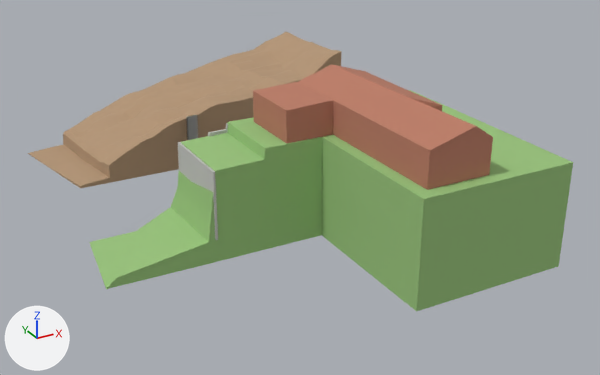
Two versions of the glTF model models/neighbour.glb, one commit apart.
The view is the same before and after, from a camera (50 mm lens) standing at (-32.4, -90.7, 46.6) and looking at (15.8, -3.0, 2.7). The lights are fixed; the arrows at lower left show +X, +Y and +Z. The older version comes first. Where no turn or scale is listed for an object, it has been applied to the vertices. Vertices at exactly the same position are counted once.

Objects in the first picture: 'Cube.166', 'House underground', 'House002', 'Terrain 01 - NGL.001' and 1 more.
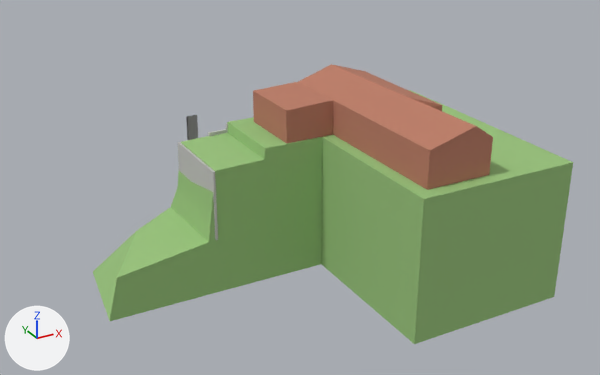
Commit message: Uniform terrain depth + remove Neighbour-Left

Where the change shows, as pixel boxes [x1, y1, x2, y2] in the pictures (600 x 375 px; the box of a moved part takes in the faces that stretch with it):
'House underground', reshaped (15% taller)
    before: [89, 90, 573, 311]
    after: [93, 90, 573, 344]
'Terrain 01 - NGL.001', deleted (beige)
    before: [28, 32, 341, 188]
part 1 of me_plane_052, moved or reshaped
    before: [89, 231, 559, 311]
    after: [93, 232, 559, 344]

What the commit changed:
me_plane_052 is used by ob_house_underground; location (17.91, -12.53, 5.87).
me_plane_052 had 39 vertices, 74 faces and spanned x -30.9..16.4, y -18.8..13.0, z -6.0..6.9.
me_plane_052 now has 39 vertices, 74 faces and spans x -30.9..16.4, y -18.8..13.0, z -10.0..6.9.
me_plane_052 part 1: all 16 vertices in x -30.9..16.4, y -18.8..13.0, z -6.0..-5.9 are moved by (0.0, 0.0, -4.1).
Object 'Terrain 01 - NGL.001' (ob_terrain_01___ngl_001) is deleted.
